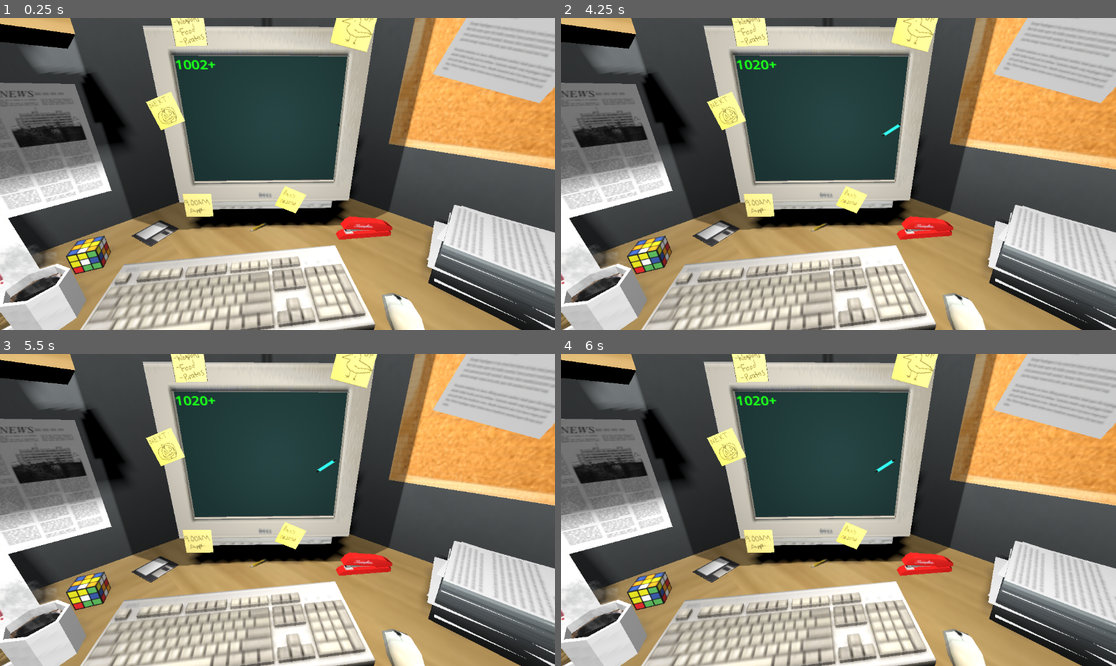
Above: before the commit, frames 1-4 (two rows, left to right).
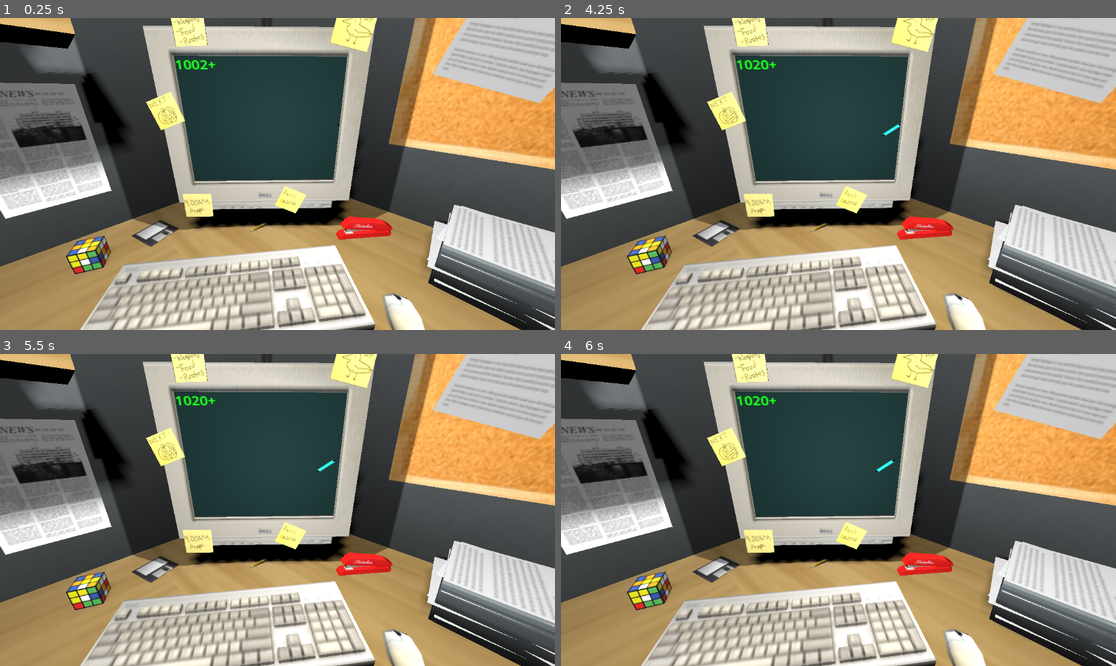
Above: after the commit, the same moments.

Repository: SamuelEdmondson/stock_bubble
Game: Godot game, scene res://scenes/main.tscn
Two runs of this game, one before a commit and one after it. Both use one fixed random seed, a clock stepped at 60 frames per second and the inputs below.
Inputs (mouse positions are in pixels of both pictures, inside the frame that each line leads up to):
- Up to frame 1 (0.25 s): no input
- Up to frame 2 (4.25 s): tap Enter at 0.5, 2, 3.5 s; move the mouse to (960, 158) at 0.52 s; tap Space at 1.25, 2.75 s; move the mouse to (727, 189) at 1.27 s; move the mouse to (894, 105) at 2.02 s; move the mouse to (810, 236) at 2.77 s; move the mouse to (1005, 220) at 3.52 s
- Up to frame 3 (5.5 s): tap Space at 4.25 s; move the mouse to (111, 463) at 4.27 s; move the mouse to (305, 510) at 5.02 s
- Up to frame 4 (6 s): move the mouse to (755, 432) at 5.77 s

The runs differ from the first frame. In frame 1, 4.0% of the frame differs, in the area x 0-16%, y 61-100%; in frame 2, 4.0%; in frame 3, 4.0%; in frame 4, 4.0%.

Commit message:
implement collision with keyboard

Diff:
--- a/scenes/cubicle.tscn
+++ b/scenes/cubicle.tscn
@@ -1,9 +1,12 @@
-[gd_scene load_steps=8 format=3 uid="uid://c3n8v6tuebklg"]
+[gd_scene load_steps=9 format=3 uid="uid://c3n8v6tuebklg"]
 
 [ext_resource type="PackedScene" uid="uid://crx4dftjfrkon" path="res://office_assets/scene.gltf" id="1_inlig"]
 [ext_resource type="Script" path="res://scenes/cubicle.gd" id="2_lhw8d"]
 [ext_resource type="Script" path="res://scenes/graph.gd" id="3_vj3i6"]
 [ext_resource type="Script" path="res://scenes/price_text.gd" id="4_w8u0n"]
+
+[sub_resource type="BoxShape3D" id="BoxShape3D_c3lqt"]
+size = Vector3(1.47052, 0.105896, 0.717773)
 
 [sub_resource type="StandardMaterial3D" id="StandardMaterial3D_l2b23"]
 
@@ -15,6 +18,21 @@
 
 [node name="Cubicle" instance=ExtResource("1_inlig")]
 script = ExtResource("2_lhw8d")
+
+[node name="Burger Bag_Bag_0" parent="Sketchfab_model/c7ca0b3869ba42d1ace1e163b90d388b_fbx/RootNode/Burger Bag" index="0"]
+transform = Transform3D(1, 0, 0, 0, 1, -1.02141e-14, 0, -1.06581e-14, 1, -1.29751, 0, 0.488427)
+
+[node name="StaticBody3D" type="StaticBody3D" parent="Sketchfab_model/c7ca0b3869ba42d1ace1e163b90d388b_fbx/RootNode/Keyboard/Keyboard_PC Monitor amd Keyboard_0" index="0"]
+
+[node name="CollisionShape3D" type="CollisionShape3D" parent="Sketchfab_model/c7ca0b3869ba42d1ace1e163b90d388b_fbx/RootNode/Keyboard/Keyboard_PC Monitor amd Keyboard_0/StaticBody3D" index="0"]
+transform = Transform3D(-0.999905, -3.60995e-08, 0.0138038, 0.0138038, -1.17711e-07, 0.999905, -3.44711e-08, 1, 1.18198e-07, 0.160772, -0.0553603, -0.00547576)
+shape = SubResource("BoxShape3D_c3lqt")
+
+[node name="Coffee Cup_Coffee Cup_0" parent="Sketchfab_model/c7ca0b3869ba42d1ace1e163b90d388b_fbx/RootNode/Coffee Cup" index="0"]
+transform = Transform3D(1, 0, 0, 0, 1, 2.84217e-14, 0, -2.84217e-14, 1, 4.70397, -8.3121, -9.53674e-07)
+
+[node name="Steam_Steam_0" parent="Sketchfab_model/c7ca0b3869ba42d1ace1e163b90d388b_fbx/RootNode/Steam" index="0"]
+transform = Transform3D(1, -4.76456e-22, 1.35401e-23, -4.76456e-22, 1, 0, 1.45588e-23, 0, 1, 0, -6.86551, 1.58014)
 
 [node name="Glowing Screen_Screen Emission_0" parent="Sketchfab_model/c7ca0b3869ba42d1ace1e163b90d388b_fbx/RootNode/Glowing Screen" index="0"]
 transform = Transform3D(1, 3.55271e-15, 0, 0, 1, 1.77636e-15, 0, -8.88178e-15, 1, 0.0260942, 0, -0.0531521)
